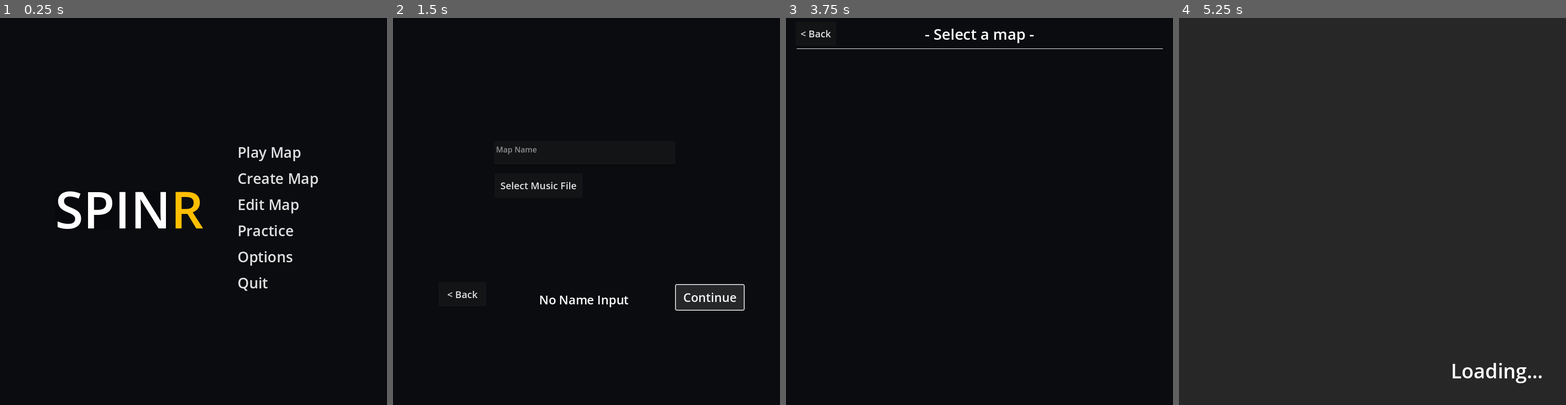
Above: before the commit, frames 1-4 (left to right).
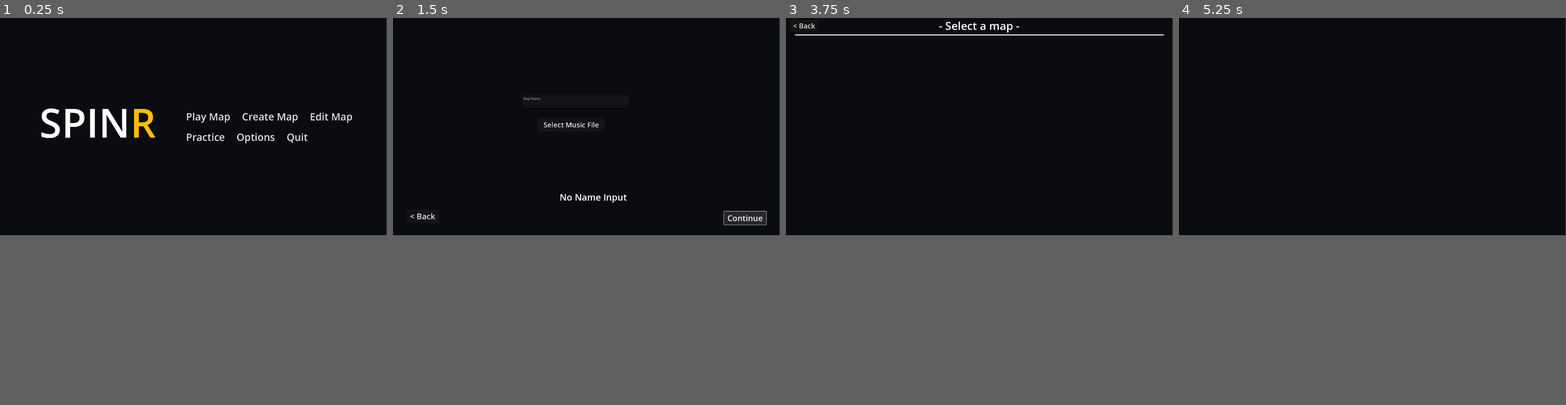
Above: after the commit, the same moments.

Repository: Swivet-Effect/SpinR
Game: Godot game, scene res://Scenes/Menus/MainMenu.tscn
Two runs of this game, one before a commit and one after it. Both use one fixed random seed, a clock stepped at 60 frames per second and the inputs below.
Inputs:
- Up to frame 1 (0.25 s): no input
- Up to frame 2 (1.5 s): click "Create Map" at 0.5 s; click "Continue" at 1.25 s
- Up to frame 3 (3.75 s): click "Continue" at 2 s; click "< Back" at 2.75 s; click "Edit Map" at 3.5 s
- Up to frame 4 (5.25 s): click "< Back" at 4.25 s; click "Practice" at 5 s
In our replay, the window is 800x800 before the commit and 799x449 after it. These sizes can differ from the game's own. Grey fills any space a smaller window leaves; there, only what the larger window draws over its background counts as a difference.

The runs differ from the first frame. In frame 1, 4.2% of the frame differs, in the area x 10-91%, y 23-71%; in frame 2, 2.5%; in frame 3, 0.8%; in frame 4, 56%, in the area x 0-100%, y 0-95%.

Commit message:
16:9, New Main Menu, Fixed null error in editor

Diff:
--- a/Assets/Prefabs/MapButton.tscn
+++ b/Assets/Prefabs/MapButton.tscn
@@ -3,9 +3,9 @@
 [ext_resource type="Script" uid="uid://10f1c08spdal" path="res://Scripts/Menu Scripts/MapSelection.gd" id="1_vgnbf"]
 
 [node name="Button" type="Button"]
-offset_right = 711.0
-offset_bottom = 73.0
-theme_override_font_sizes/font_size = 30
+offset_right = 1920.0
+offset_bottom = 162.0
+theme_override_font_sizes/font_size = 50
 script = ExtResource("1_vgnbf")
 
 [connection signal="pressed" from="." to="." method="_on_pressed"]
--- a/Assets/Prefabs/PauseMenu.tscn
+++ b/Assets/Prefabs/PauseMenu.tscn
@@ -15,29 +15,30 @@
 visible = false
 
 [node name="PauseBox" type="ColorRect" parent="CanvasLayer"]
-offset_left = 189.0
-offset_top = 179.0
-offset_right = 595.0
-offset_bottom = 585.0
+offset_left = 516.0
+offset_top = 199.0
+offset_right = 1328.0
+offset_bottom = 850.0
 color = Color(0.196078, 0.196078, 0.196078, 1)
 
 [node name="StraightenMenu" type="VBoxContainer" parent="CanvasLayer/PauseBox"]
 layout_mode = 0
 offset_left = 75.0
 offset_top = 50.0
-offset_right = 331.0
-offset_bottom = 352.0
+offset_right = 737.0
+offset_bottom = 600.0
 theme_override_constants/separation = 15
 
 [node name="Paused Text" type="Label" parent="CanvasLayer/PauseBox/StraightenMenu"]
 layout_mode = 2
-theme_override_font_sizes/font_size = 51
+theme_override_font_sizes/font_size = 80
 text = "- PAUSED -"
+horizontal_alignment = 1
 
 [node name="Restart" type="Button" parent="CanvasLayer/PauseBox/StraightenMenu"]
 layout_mode = 2
 theme_override_colors/font_hover_color = Color(1, 0.745098, 0, 1)
-theme_override_font_sizes/font_size = 25
+theme_override_font_sizes/font_size = 40
 text = "Restart"
 flat = true
 
@@ -45,21 +46,21 @@
 visible = false
 layout_mode = 2
 theme_override_colors/font_hover_color = Color(1, 0.745098, 0, 1)
-theme_override_font_sizes/font_size = 25
+theme_override_font_sizes/font_size = 40
 text = "Options"
 flat = true
 
 [node name="BackToMenu" type="Button" parent="CanvasLayer/PauseBox/StraightenMenu"]
 layout_mode = 2
 theme_override_colors/font_hover_color = Color(1, 0.745098, 0, 1)
-theme_override_font_sizes/font_size = 25
+theme_override_font_sizes/font_size = 40
 text = "Back To Menu"
 flat = true
 
 [node name="Quit" type="Button" parent="CanvasLayer/PauseBox/StraightenMenu"]
 layout_mode = 2
 theme_override_colors/font_hover_color = Color(1, 0.745098, 0, 1)
-theme_override_font_sizes/font_size = 25
+theme_override_font_sizes/font_size = 40
 text = "Quit"
 flat = true
 
--- a/Scenes/Gameplay/MapEditor.tscn
+++ b/Scenes/Gameplay/MapEditor.tscn
@@ -11,20 +11,20 @@
 [node name="Game Camera" type="Camera2D" parent="."]
 
 [node name="ScrollContainer" type="ScrollContainer" parent="."]
-offset_left = -395.0
-offset_top = 358.0
-offset_right = 395.0
-offset_bottom = 393.0
+offset_left = -743.0
+offset_top = 476.0
+offset_right = 960.0
+offset_bottom = 540.0
 
 [node name="HBoxContainer" type="HBoxContainer" parent="ScrollContainer"]
 layout_mode = 2
 script = ExtResource("2_edopk")
 
 [node name="Panel" type="Panel" parent="."]
-offset_left = -390.0
-offset_top = 311.0
-offset_right = -239.0
-offset_bottom = 357.0
+offset_left = -960.0
+offset_top = 476.0
+offset_right = -743.0
+offset_bottom = 540.0
 theme_override_styles/panel = SubResource("StyleBoxFlat_edopk")
 
 [node name="Time" type="Label" parent="Panel"]
@@ -34,20 +34,22 @@
 offset_right = 51.0
 offset_bottom = 34.0
 theme_override_colors/font_color = Color(0, 0, 0, 1)
+theme_override_font_sizes/font_size = 30
 
 [node name="ClearButton" type="Button" parent="Panel"]
 layout_mode = 0
-offset_left = 91.0
-offset_top = 7.0
-offset_right = 140.0
-offset_bottom = 38.0
+offset_left = 156.0
+offset_top = 17.0
+offset_right = 205.0
+offset_bottom = 48.0
 text = "Clear"
 
 [node name="Button" type="Button" parent="."]
-offset_left = 287.0
-offset_top = 313.0
-offset_right = 380.0
-offset_bottom = 344.0
+offset_left = 758.0
+offset_top = -515.0
+offset_right = 923.0
+offset_bottom = -461.0
+theme_override_font_sizes/font_size = 25
 text = "Save to file"
 
 [node name="Ring" parent="." instance=ExtResource("2_xuaq4")]
--- a/Scenes/Gameplay/PracticeMode.tscn
+++ b/Scenes/Gameplay/PracticeMode.tscn
@@ -1,14 +1,24 @@
-[gd_scene load_steps=6 format=3 uid="uid://gkgrwjq4mis8"]
+[gd_scene load_steps=7 format=3 uid="uid://gkgrwjq4mis8"]
 
 [ext_resource type="PackedScene" uid="uid://c31tul7x5job1" path="res://Assets/Prefabs/Ring.tscn" id="1_hrx06"]
 [ext_resource type="Script" uid="uid://csrp547fu5ao8" path="res://Scripts/Practice Mode Scripts/PracticeModeRunner.gd" id="2_lutck"]
 [ext_resource type="PackedScene" uid="uid://qtc5q6kwpmp4" path="res://Assets/Prefabs/PracticeFirer.tscn" id="2_sv0mf"]
+[ext_resource type="Script" uid="uid://bjs231be4fsvv" path="res://Scripts/Map Run Scripts/AccuracyScript.gd" id="2_wrnfy"]
 [ext_resource type="PackedScene" uid="uid://bgndkiin8jes1" path="res://Assets/Prefabs/PauseMenu.tscn" id="4_k0nc8"]
 [ext_resource type="Script" uid="uid://brgqfndr508g6" path="res://Scripts/Practice Mode Scripts/PracticeModeSettings.gd" id="5_0262f"]
 
 [node name="Practice Mode" type="Node2D"]
 
 [node name="Ring" parent="." instance=ExtResource("1_hrx06")]
+
+[node name="Accuracy" type="Label" parent="."]
+visible = false
+offset_left = -20.0
+offset_top = -11.0
+offset_right = 20.0
+offset_bottom = 12.0
+horizontal_alignment = 1
+script = ExtResource("2_wrnfy")
 
 [node name="Camera2D" type="Camera2D" parent="."]
 
@@ -24,10 +34,10 @@
 script = ExtResource("5_0262f")
 
 [node name="Background" type="ColorRect" parent="PMSettings"]
-offset_left = 31.0
-offset_top = 591.0
-offset_right = 248.0
-offset_bottom = 771.0
+offset_left = 39.0
+offset_top = 731.0
+offset_right = 444.0
+offset_bottom = 1031.0
 color = Color(0.560784, 0.560784, 0.560784, 0.662745)
 
 [node name="Options" type="VBoxContainer" parent="PMSettings/Background"]
@@ -40,24 +50,30 @@
 
 [node name="Option 1" type="Label" parent="PMSettings/Background/Options"]
 layout_mode = 2
+theme_override_font_sizes/font_size = 30
 text = "Show/Hide Menu = \"X\""
 
 [node name="Option 2" type="Label" parent="PMSettings/Background/Options"]
 layout_mode = 2
+theme_override_font_sizes/font_size = 30
 text = "Increase Orb Speed = \"W\""
 
 [node name="Option 3" type="Label" parent="PMSettings/Background/Options"]
 layout_mode = 2
+theme_override_font_sizes/font_size = 30
 text = "Decrease Orb Speed = \"S\""
 
 [node name="Option 4" type="Label" parent="PMSettings/Background/Options"]
 layout_mode = 2
+theme_override_font_sizes/font_size = 30
 text = "Increase Fire Rate = \"Q\""
 
 [node name="Option 5" type="Label" parent="PMSettings/Background/Options"]
 layout_mode = 2
+theme_override_font_sizes/font_size = 30
 text = "Decrease Fire Rate = \"A\""
 
 [node name="Option 6" type="Label" parent="PMSettings/Background/Options"]
 layout_mode = 2
+theme_override_font_sizes/font_size = 30
 text = "Show/Hide Accuracy = \"Z\""
--- a/Scenes/Gameplay/RunMap.tscn
+++ b/Scenes/Gameplay/RunMap.tscn
@@ -36,25 +36,25 @@
 [node name="Screen Darken" type="Panel" parent="Game Camera/UI"]
 offset_left = -2.0
 offset_top = -2.0
-offset_right = 801.0
-offset_bottom = 801.0
+offset_right = 1921.0
+offset_bottom = 1081.0
 
 [node name="Failure Text" type="Label" parent="Game Camera/UI/Screen Darken"]
 layout_mode = 0
-offset_left = 199.0
-offset_top = 234.0
-offset_right = 602.0
-offset_bottom = 400.0
-theme_override_font_sizes/font_size = 121
+offset_left = 663.0
+offset_top = 419.0
+offset_right = 1263.0
+offset_bottom = 665.0
+theme_override_font_sizes/font_size = 180
 text = "FAILED"
 
 [node name="Restart Button" type="Button" parent="Game Camera/UI/Screen Darken"]
 layout_mode = 0
-offset_left = 321.0
-offset_top = 427.0
-offset_right = 479.0
-offset_bottom = 504.0
-theme_override_font_sizes/font_size = 50
+offset_left = 849.0
+offset_top = 721.0
+offset_right = 1074.0
+offset_bottom = 824.0
+theme_override_font_sizes/font_size = 75
 theme_override_styles/focus = SubResource("StyleBoxFlat_sx3po")
 theme_override_styles/disabled_mirrored = SubResource("StyleBoxFlat_sx3po")
 theme_override_styles/disabled = SubResource("StyleBoxFlat_sx3po")
--- a/Scenes/Menus/CompletionScreen.tscn
+++ b/Scenes/Menus/CompletionScreen.tscn
@@ -14,28 +14,28 @@
 [node name="CanvasLayer" type="CanvasLayer" parent="."]
 
 [node name="Accuracy Text" type="Label" parent="CanvasLayer"]
-offset_left = 150.0
-offset_top = 438.0
-offset_right = 288.0
-offset_bottom = 473.0
-theme_override_font_sizes/font_size = 25
+offset_left = 870.0
+offset_top = 503.0
+offset_right = 1090.0
+offset_bottom = 558.0
+theme_override_font_sizes/font_size = 40
 text = "- Accuracy -"
 
 [node name="Accuracy" type="Label" parent="CanvasLayer/Accuracy Text"]
 layout_mode = 0
-offset_left = -40.0
-offset_top = -121.0
-offset_right = 179.0
-offset_bottom = -5.0
-theme_override_font_sizes/font_size = 85
+offset_left = -21.0
+offset_top = -135.0
+offset_right = 236.0
+offset_bottom = 2.0
+theme_override_font_sizes/font_size = 100
 horizontal_alignment = 1
 
 [node name="Continue" type="Button" parent="CanvasLayer"]
-offset_left = 395.0
-offset_top = 338.0
-offset_right = 685.0
-offset_bottom = 425.0
-theme_override_font_sizes/font_size = 35
+offset_left = 663.0
+offset_top = 833.0
+offset_right = 1270.0
+offset_bottom = 957.0
+theme_override_font_sizes/font_size = 75
 text = "To Main Menu"
 
 [connection signal="pressed" from="CanvasLayer/Continue" to="." method="_on_continue_pressed"]
--- a/Scenes/Menus/LoadScreen.tscn
+++ b/Scenes/Menus/LoadScreen.tscn
@@ -13,21 +13,12 @@
 
 [node name="Background" type="ColorRect" parent="."]
 layout_mode = 0
-offset_right = 800.0
-offset_bottom = 800.0
-color = Color(0.154876, 0.154876, 0.154876, 1)
-
-[node name="Loading Text" type="Label" parent="."]
-layout_mode = 0
-offset_left = 562.0
-offset_top = 701.0
-offset_right = 753.0
-offset_bottom = 758.0
-theme_override_font_sizes/font_size = 41
-text = "Loading..."
+offset_right = 1920.0
+offset_bottom = 1080.0
+color = Color(0.0392157, 0.0470588, 0.0627451, 1)
 
 [node name="Load Timer" type="Timer" parent="."]
-wait_time = 0.5
+wait_time = 0.2
 one_shot = true
 autostart = true
 
--- a/Scenes/Menus/MainMenu.tscn
+++ b/Scenes/Menus/MainMenu.tscn
@@ -14,88 +14,96 @@
 [node name="CanvasLayer" type="CanvasLayer" parent="."]
 
 [node name="R" type="Label" parent="CanvasLayer"]
-offset_left = 114.0
-offset_top = 321.0
-offset_right = 421.0
-offset_bottom = 467.0
+offset_left = 196.0
+offset_top = 381.0
+offset_right = 775.0
+offset_bottom = 654.0
 theme_override_colors/font_color = Color(1, 0.745098, 0, 1)
-theme_override_font_sizes/font_size = 106
+theme_override_font_sizes/font_size = 200
 text = "SPINR"
 horizontal_alignment = 1
 
 [node name="Hide Text" type="ColorRect" parent="CanvasLayer/R"]
 layout_mode = 0
 offset_top = 35.0
-offset_right = 234.0
-offset_bottom = 117.0
-color = Color(0.027451, 0.0352941, 0.0470588, 1)
+offset_right = 444.0
+offset_bottom = 249.0
+color = Color(0.0392157, 0.0470588, 0.0627451, 1)
 
 [node name="SPIN" type="Label" parent="CanvasLayer/R"]
 layout_mode = 0
-offset_left = -34.0
-offset_right = 273.0
-offset_bottom = 146.0
-theme_override_font_sizes/font_size = 106
+offset_right = 451.0
+offset_bottom = 273.0
+theme_override_font_sizes/font_size = 200
 text = "SPIN"
 horizontal_alignment = 1
 
 [node name="Buttons" type="VBoxContainer" parent="CanvasLayer"]
-offset_left = 487.0
-offset_top = 252.0
-offset_right = 663.0
-offset_bottom = 572.0
+offset_left = 920.0
+offset_top = 451.0
+offset_right = 1755.0
+offset_bottom = 771.0
+theme_override_constants/separation = 25
 
-[node name="MapsButton" type="Button" parent="CanvasLayer/Buttons"]
+[node name="Top Row" type="HBoxContainer" parent="CanvasLayer/Buttons"]
+layout_mode = 2
+theme_override_constants/separation = 50
+
+[node name="MapsButton" type="Button" parent="CanvasLayer/Buttons/Top Row"]
 layout_mode = 2
 theme_override_colors/font_hover_color = Color(1, 0.745098, 0, 1)
-theme_override_font_sizes/font_size = 30
+theme_override_font_sizes/font_size = 50
 text = "Play Map"
 flat = true
 alignment = 0
 
-[node name="MapMakerButton" type="Button" parent="CanvasLayer/Buttons"]
+[node name="MapMakerButton" type="Button" parent="CanvasLayer/Buttons/Top Row"]
 layout_mode = 2
 theme_override_colors/font_hover_color = Color(1, 0.745098, 0, 1)
-theme_override_font_sizes/font_size = 30
+theme_override_font_sizes/font_size = 50
 text = "Create Map"
 flat = true
 alignment = 0
 
-[node name="MapEditorButton" type="Button" parent="CanvasLayer/Buttons"]
+[node name="MapEditorButton" type="Button" parent="CanvasLayer/Buttons/Top Row"]
 layout_mode = 2
 theme_override_colors/font_hover_color = Color(1, 0.745098, 0, 1)
-theme_override_font_sizes/font_size = 30
+theme_override_font_sizes/font_size = 50
 text = "Edit Map"
 flat = true
 alignment = 0
 
-[node name="PracticeButton" type="Button" parent="CanvasLayer/Buttons"]
+[node name="Bottom Row" type="HBoxContainer" parent="CanvasLayer/Buttons"]
+layout_mode = 2
+theme_override_constants/separation = 50
+
+[node name="PracticeButton" type="Button" parent="CanvasLayer/Buttons/Bottom Row"]
 layout_mode = 2
 theme_override_colors/font_hover_color = Color(1, 0.745098, 0, 1)
-theme_override_font_sizes/font_size = 30
+theme_override_font_sizes/font_size = 50
 text = "Practice"
 flat = true
 alignment = 0
 
-[node name="Options Button" type="Button" parent="CanvasLayer/Buttons"]
+[node name="Options Button" type="Button" parent="CanvasLayer/Buttons/Bottom Row"]
 layout_mode = 2
 theme_override_colors/font_hover_color = Color(1, 0.745098, 0, 1)
-theme_override_font_sizes/font_size = 30
+theme_override_font_sizes/font_size = 50
 text = "Options"
 flat = true
 alignment = 0
 
-[node name="Quit Button" type="Button" parent="CanvasLayer/Buttons"]
+[node name="Quit Button" type="Button" parent="CanvasLayer/Buttons/Bottom Row"]
 layout_mode = 2
 theme_override_colors/font_hover_color = Color(1, 0.745098, 0, 1)
-theme_override_font_sizes/font_size = 30
+theme_override_font_sizes/font_size = 50
 text = "Quit"
 flat = true
 alignment = 0
 
-[connection signal="pressed" from="CanvasLayer/Buttons/MapsButton" to="." method="PlayButtonPressed"]
-[connection signal="pressed" from="CanvasLayer/Buttons/MapMakerButton" to="." method="MapMakerButtonPressed"]
-[connection signal="pressed" from="CanvasLayer/Buttons/MapEditorButton" to="." method="MapEditorButton"]
-[connection signal="pressed" from="CanvasLayer/Buttons/PracticeButton" to="." method="PracticeButtonPressed"]
-[connection signal="pressed" from="CanvasLayer/Buttons/Options Button" to="." method="OptionsButtonPressed"]
-[connection signal="pressed" from="CanvasLayer/Buttons/Quit Button" to="." method="QuitButtonPressed"]
+[connection signal="pressed" from="CanvasLayer/Buttons/Top Row/MapsButton" to="." method="PlayButtonPressed"]
+[connection signal="pressed" from="CanvasLayer/Buttons/Top Row/MapMakerButton" to="." method="MapMakerButtonPressed"]
+[connection signal="pressed" from="CanvasLayer/Buttons/Top Row/MapEditorButton" to="." method="MapEditorButton"]
+[connection signal="pressed" from="CanvasLayer/Buttons/Bottom Row/PracticeButton" to="." method="PracticeButtonPressed"]
+[connection signal="pressed" from="CanvasLayer/Buttons/Bottom Row/Options Button" to="." method="OptionsButtonPressed"]
+[connection signal="pressed" from="CanvasLayer/Buttons/Bottom Row/Quit Button" to="." method="QuitButtonPressed"]
--- a/Scenes/Menus/MapNamer.tscn
+++ b/Scenes/Menus/MapNamer.tscn
@@ -14,26 +14,26 @@
 [node name="CanvasLayer" type="CanvasLayer" parent="."]
 
 [node name="NameInput" type="TextEdit" parent="CanvasLayer"]
-offset_left = 209.0
-offset_top = 254.0
-offset_right = 584.0
-offset_bottom = 305.0
+offset_left = 644.0
+offset_top = 383.0
+offset_right = 1171.0
+offset_bottom = 450.0
 placeholder_text = "Map Name"
 
 [node name="ContinueButton" type="Button" parent="CanvasLayer"]
-offset_left = 585.0
-offset_top = 552.0
-offset_right = 725.0
-offset_bottom = 603.0
-theme_override_font_sizes/font_size = 25
+offset_left = 1644.0
+offset_top = 962.0
+offset_right = 1854.0
+offset_bottom = 1028.0
+theme_override_font_sizes/font_size = 40
 text = "Continue"
 
 [node name="Back Button" type="Button" parent="CanvasLayer"]
-offset_left = 94.0
-offset_top = 546.0
-offset_right = 193.0
-offset_bottom = 596.0
-theme_override_font_sizes/font_size = 20
+offset_left = 65.0
+offset_top = 952.0
+offset_right = 230.0
+offset_bottom = 1020.0
+theme_override_font_sizes/font_size = 40
 text = "< Back"
 
 [node name="FileDialog" type="FileDialog" parent="CanvasLayer"]
@@ -46,45 +46,45 @@
 use_native_dialog = true
 
 [node name="Music Select Button" type="Button" parent="CanvasLayer"]
-offset_left = 210.0
-offset_top = 321.0
-offset_right = 392.0
-offset_bottom = 372.0
-theme_override_font_sizes/font_size = 20
+offset_left = 720.0
+offset_top = 495.0
+offset_right = 1052.0
+offset_bottom = 566.0
+theme_override_font_sizes/font_size = 35
 text = "Select Music File"
 
 [node name="Warnings" type="VBoxContainer" parent="CanvasLayer"]
-offset_left = 281.0
-offset_top = 507.0
-offset_right = 508.0
-offset_bottom = 659.0
+offset_left = 790.0
+offset_top = 759.0
+offset_right = 1200.0
+offset_bottom = 1023.0
 alignment = 1
 
 [node name="Preexist Warning" type="Label" parent="CanvasLayer/Warnings"]
 visible = false
 layout_mode = 2
-theme_override_font_sizes/font_size = 25
+theme_override_font_sizes/font_size = 45
 text = "Map Already Exists"
 horizontal_alignment = 1
 
 [node name="No Name Warning" type="Label" parent="CanvasLayer/Warnings"]
 visible = false
 layout_mode = 2
-theme_override_font_sizes/font_size = 25
+theme_override_font_sizes/font_size = 45
 text = "No Name Input"
 horizontal_alignment = 1
 
 [node name="Invalid File Warning" type="Label" parent="CanvasLayer/Warnings"]
 visible = false
 layout_mode = 2
-theme_override_font_sizes/font_size = 25
+theme_override_font_sizes/font_size = 45
 text = "Invalid File Type"
 horizontal_alignment = 1
 
 [node name="No Music Warning" type="Label" parent="CanvasLayer/Warnings"]
 visible = false
 layout_mode = 2
-theme_override_font_sizes/font_size = 25
+theme_override_font_sizes/font_size = 45
 text = "No File Selected"
 horizontal_alignment = 1
 
--- a/Scenes/Menus/MapSelectionScreen.tscn
+++ b/Scenes/Menus/MapSelectionScreen.tscn
@@ -7,30 +7,32 @@
 anchors_preset = 15
 anchor_right = 1.0
 anchor_bottom = 1.0
+offset_left = 1.0
+offset_top = 1.0
+offset_right = 1.0
+offset_bottom = 1.0
 grow_horizontal = 2
 grow_vertical = 2
 
 [node name="CanvasLayer" type="CanvasLayer" parent="."]
 
 [node name="Title" type="Label" parent="CanvasLayer"]
-offset_top = 11.0
-offset_right = 800.0
-offset_bottom = 55.0
-theme_override_font_sizes/font_size = 31
+offset_right = 1920.0
+offset_bottom = 76.0
+theme_override_font_sizes/font_size = 55
 text = "- Select a map -"
 horizontal_alignment = 1
 
 [node name="BreakLine" type="ColorRect" parent="CanvasLayer"]
-offset_left = 22.0
-offset_top = 63.0
-offset_right = 779.0
-offset_bottom = 64.0
+offset_left = 45.0
+offset_top = 82.0
+offset_right = 1877.0
+offset_bottom = 87.0
 
 [node name="ScrollBar" type="ScrollContainer" parent="CanvasLayer"]
-offset_left = 22.0
-offset_top = 74.0
-offset_right = 779.0
-offset_bottom = 796.0
+offset_top = 88.0
+offset_right = 1920.0
+offset_bottom = 1080.0
 horizontal_scroll_mode = 0
 
 [node name="MapList" type="VBoxContainer" parent="CanvasLayer/ScrollBar"]
@@ -42,22 +44,20 @@
 
 [node name="NoMapsText" type="Label" parent="CanvasLayer"]
 visible = false
-offset_left = 2.0
-offset_top = 227.0
-offset_right = 800.0
-offset_bottom = 404.0
-theme_override_font_sizes/font_size = 41
-text = "It looks like
-we can't find
-any maps"
+offset_left = 426.0
+offset_top = 462.0
+offset_right = 1469.0
+offset_bottom = 571.0
+theme_override_font_sizes/font_size = 60
+text = "It seems you don't have any maps"
 horizontal_alignment = 1
 
 [node name="Back Button" type="Button" parent="CanvasLayer"]
 offset_left = 20.0
 offset_top = 8.0
-offset_right = 104.0
-offset_bottom = 57.0
-theme_override_font_sizes/font_size = 20
+offset_right = 160.0
+offset_bottom = 69.0
+theme_override_font_sizes/font_size = 35
 text = "< Back"
 
 [connection signal="pressed" from="CanvasLayer/Back Button" to="CanvasLayer/ScrollBar/MapList" method="backButtonPressed"]
--- a/Scenes/Menus/OptionsMenu.tscn
+++ b/Scenes/Menus/OptionsMenu.tscn
@@ -7,6 +7,10 @@
 anchors_preset = 15
 anchor_right = 1.0
 anchor_bottom = 1.0
+offset_left = 9.0
+offset_top = 9.0
+offset_right = 9.0
+offset_bottom = 9.0
 grow_horizontal = 2
 grow_vertical = 2
 script = ExtResource("1_6fwcd")
@@ -16,16 +20,17 @@
 [node name="Back Button" type="Button" parent="CanvasLayer"]
 offset_left = 49.0
 offset_top = 38.0
-offset_right = 135.0
-offset_bottom = 77.0
-theme_override_font_sizes/font_size = 20
+offset_right = 185.0
+offset_bottom = 105.0
+theme_override_font_sizes/font_size = 35
 text = "< Back"
 
 [node name="Control Changer" type="OptionButton" parent="CanvasLayer"]
-offset_left = 395.0
-offset_top = 129.0
-offset_right = 570.0
-offset_bottom = 167.0
+offset_left = 879.0
+offset_top = 287.0
+offset_right = 1250.0
+offset_bottom = 354.0
+theme_override_font_sizes/font_size = 25
 selected = 0
 allow_reselect = true
 item_count = 2
@@ -36,27 +41,27 @@
 
 [node name="Text" type="Label" parent="CanvasLayer/Control Changer"]
 layout_mode = 0
-offset_left = -199.0
-offset_top = 1.0
-offset_right = -27.0
-offset_bottom = 36.0
-theme_override_font_sizes/font_size = 25
+offset_left = -306.0
+offset_top = 5.0
+offset_right = -30.0
+offset_bottom = 60.0
+theme_override_font_sizes/font_size = 40
 text = "Input Method:"
 
 [node name="Volume Slider" type="HSlider" parent="CanvasLayer"]
-offset_left = 409.0
-offset_top = 219.0
-offset_right = 675.0
-offset_bottom = 246.0
+offset_left = 882.0
+offset_top = 408.0
+offset_right = 1370.0
+offset_bottom = 479.0
 value = 100.0
 
 [node name="Text" type="Label" parent="CanvasLayer/Volume Slider"]
 layout_mode = 0
-offset_left = -137.0
-offset_top = -10.0
-offset_right = -38.0
-offset_bottom = 25.0
-theme_override_font_sizes/font_size = 25
+offset_left = -185.0
+offset_top = 2.0
+offset_right = -27.0
+offset_bottom = 57.0
+theme_override_font_sizes/font_size = 40
 text = "Volume:"
 
 [connection signal="pressed" from="CanvasLayer/Back Button" to="." method="BackButtonPressed"]
--- a/Scripts/Map Maker Scripts/SelectBeat.gd
+++ b/Scripts/Map Maker Scripts/SelectBeat.gd
@@ -5,7 +5,10 @@
 func WhenPressed():
 	Global.previousBeat = Global.currentBeat
 	Global.currentBeat = index
-	Global.beatAngle = $".".text
+	if $".".text != null:
+		Global.beatAngle = $".".text
+	else:
+		Global.beatAngle = null
 
 func _physics_process(_delta):
 	if index == Global.currentBeat:
--- a/Scripts/Practice Mode Scripts/PracticeModeSettings.gd
+++ b/Scripts/Practice Mode Scripts/PracticeModeSettings.gd
@@ -21,7 +21,7 @@
 				KEY_A:
 					Global.fireRate += 1
 				KEY_Z:
-					pass
+					$"../Accuracy".visible = !$"../Accuracy".visible
 				_:
 					pass
 
--- a/project.godot
+++ b/project.godot
@@ -21,8 +21,8 @@
 
 [display]
 
-window/size/viewport_width=800
-window/size/viewport_height=800
+window/size/viewport_width=1920
+window/size/viewport_height=1080
 window/vsync/vsync_mode=0
 
 [global_group]
